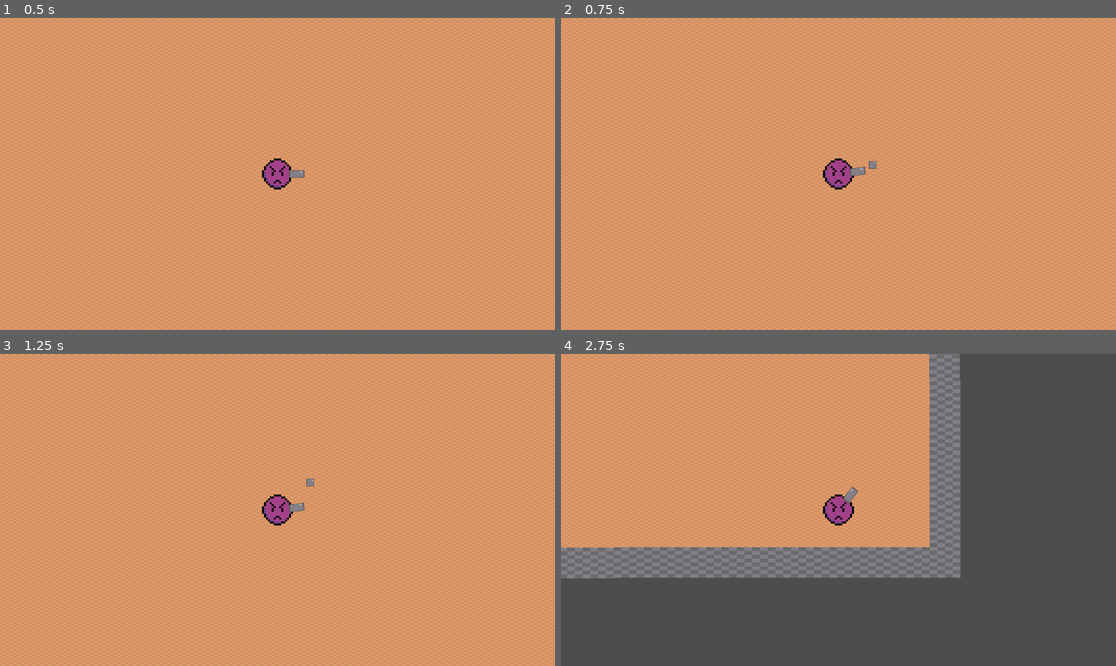
Above: before the commit, frames 1-4 (two rows, left to right).
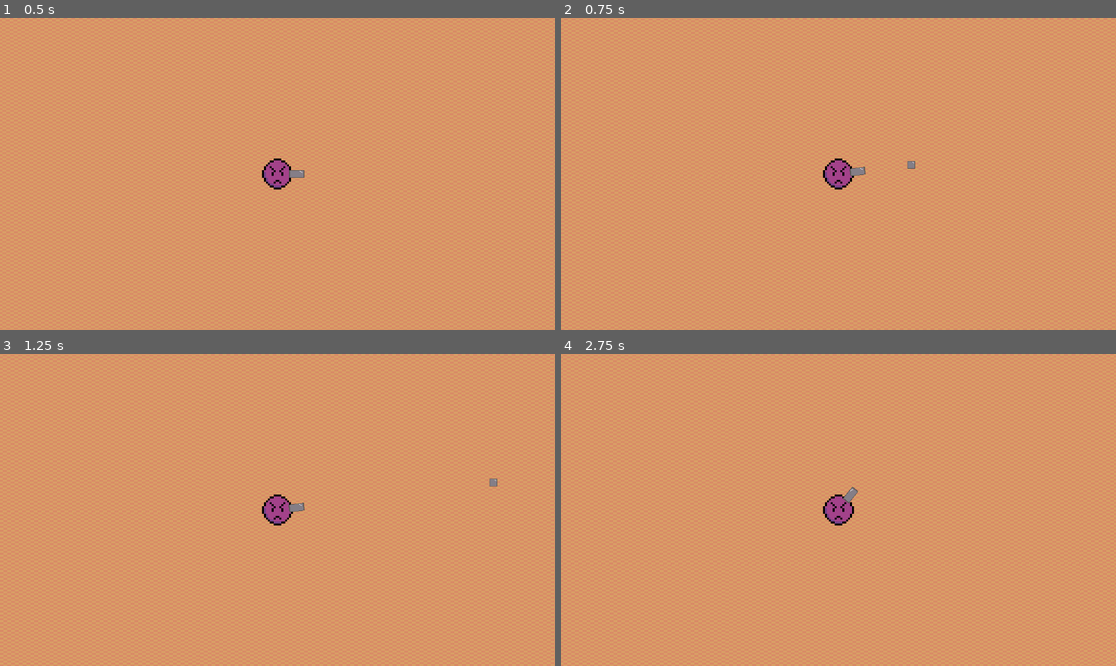
Above: after the commit, the same moments.

Repository: Daniel-Nkunga/GameProgrammingClasss
Game: Godot game, scene res://Scenes/Main.tscn
Same seed, same stepped clock (60 frames per second), same inputs: the game is played once before the commit and once after it.
Inputs (mouse positions are in pixels of both pictures, inside the frame that each line leads up to):
- Up to frame 1 (0.5 s): no input
- Up to frame 2 (0.75 s): tap Enter at 0.5 s; move the mouse to (960, 158) at 0.52 s; hold Right (ui_right) from 0.53 s (still down); click (960, 158) at 0.6 s
- Up to frame 3 (1.25 s): keep holding Right (ui_right)
- Up to frame 4 (2.75 s): move the mouse to (727, 525) at 1.27 s; release Right (ui_right) at 1.28 s; hold Down (ui_down) 1.28-2.03 s; click (727, 525) at 1.35 s; move the mouse to (894, 441) at 2.02 s; hold Right (ui_right) from 2.03 s (still down); click (894, 441) at 2.1 s

Frame 1 is identical in both runs. In frame 2, less than 0.1% of the frame differs, in the area x 55-64%, y 45-49%; in frame 3, less than 0.1%; in frame 4, 59%, in the area x 0-100%, y 0-100%.

Commit message:
No more moving manually

Diff:
--- a/TopDown2D/Scripts/Bullet.gd
+++ b/TopDown2D/Scripts/Bullet.gd
@@ -9,7 +9,3 @@
 
 func _physics_process(delta):
 	var collision_info = move_and_collide(bullet_velocity.normalized() * delta * speed)
-
-func _on_area_2d_body_entered(body):
-	queue_free()
-	pass
--- a/TopDown2D/Scripts/Player.gd
+++ b/TopDown2D/Scripts/Player.gd
@@ -6,16 +6,18 @@
 
 func _physics_process(delta):
 	#Debugging movement
-	var directionx = Input.get_axis("ui_left", "ui_right")
-	if directionx:
-		velocity.x = directionx * SPEED
-	else:
-		velocity.x = move_toward(velocity.x, 0, SPEED)
-	var directiony = Input.get_axis("ui_up", "ui_down")
-	if directiony:
-		velocity.y = directiony * SPEED
-	else:
-		velocity.y = directiony * SPEED
+	#var directionx = Input.get_axis("ui_left", "ui_right")
+	#if directionx:
+		#velocity.x = directionx * SPEED
+	#else:
+		#velocity.x = move_toward(velocity.x, 0, SPEED)
+	#var directiony = Input.get_axis("ui_up", "ui_down")
+	#if directiony:
+		#velocity.y = directiony * SPEED
+	#else:
+		#velocity.y = directiony * SPEED
+	velocity.x = 0
+	velocity.y = 0
 	$Node2D.look_at(get_global_mouse_position())
 	#Shooting
 	var mouse_position = get_global_mouse_position()
